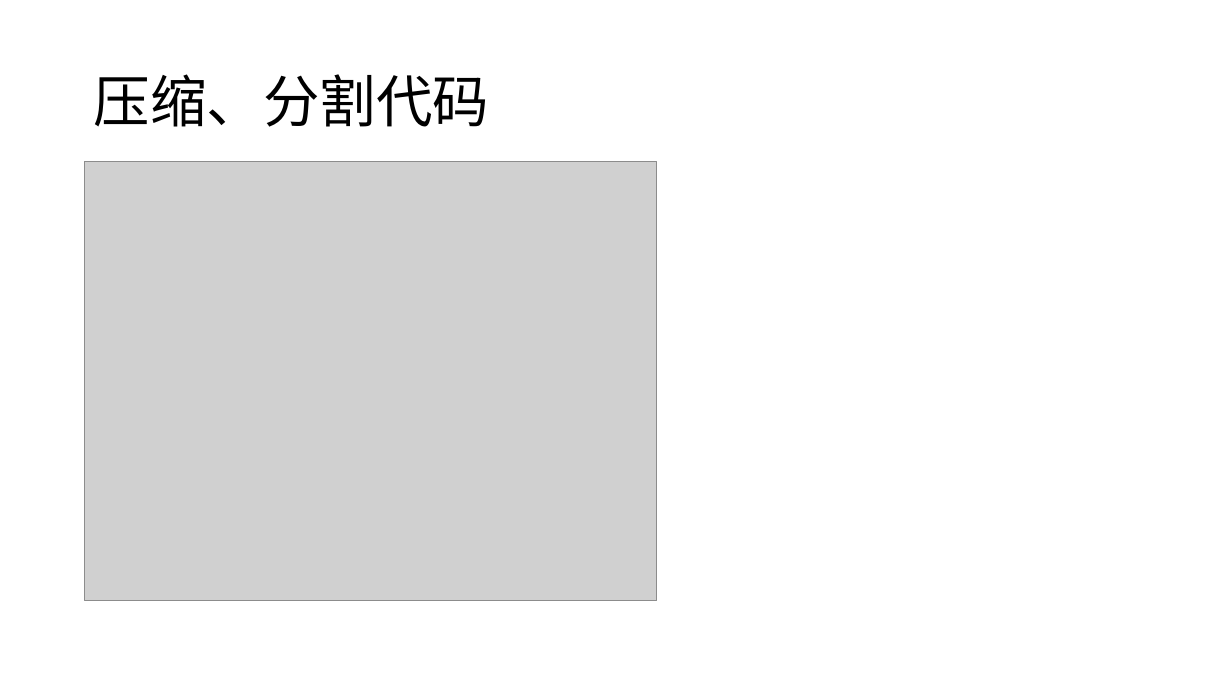
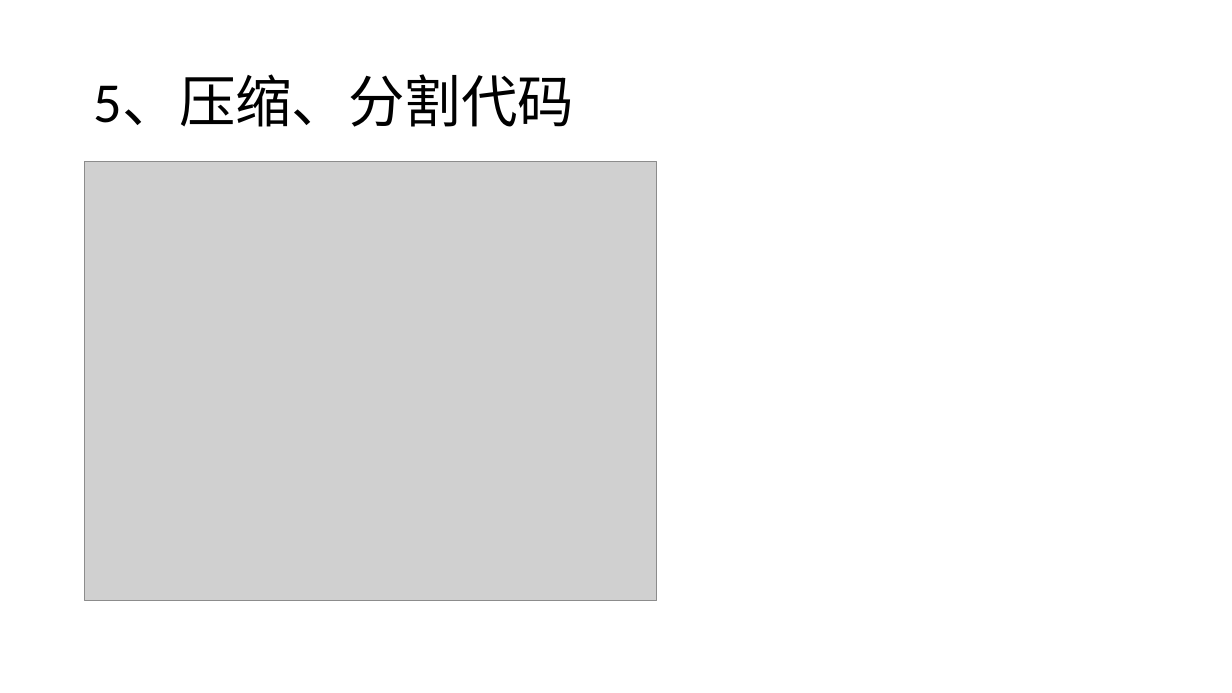
Before and after one commit to liwenxin-jam/vuecli3-starter, a slide deck: slide 11 of doc/vue-cli3.pptx. Drawn at 1232x693 pixels with LibreOffice and Linux fonts; fonts in the diff are those of the drawing; grey boxes stand for pictures. Boxes give left, top, right and bottom in pixels: in the first picture for what was removed or moved away, otherwise in the second. Text is boxed around its words. In the diff, an @@ line names an element or a change of style, - is before the commit and + after.

```diff
--- a/doc/vue-cli3.pptx
+++ b/doc/vue-cli3.pptx
@@ title at (94, 74, 574, 127): text changed @@
-压缩、分割代码
+5、压缩、分割代码
```
Also in this commit, not shown: 13 other slides changed, 3 slides added, 6 other files.
